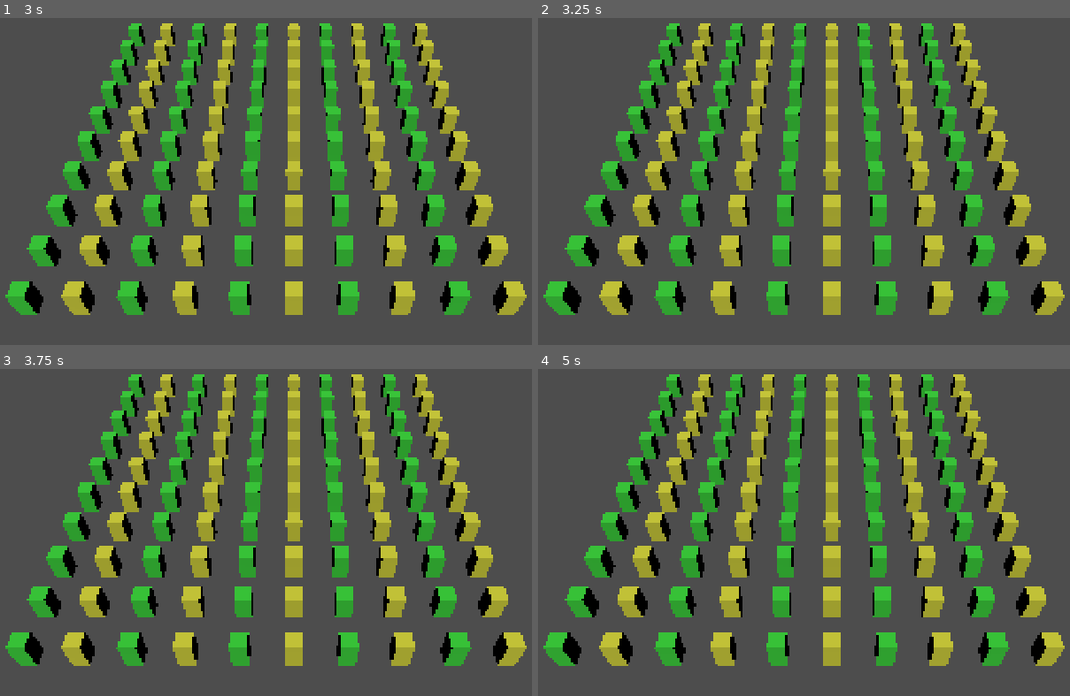
Above: before the commit, frames 1-4 (two rows, left to right).
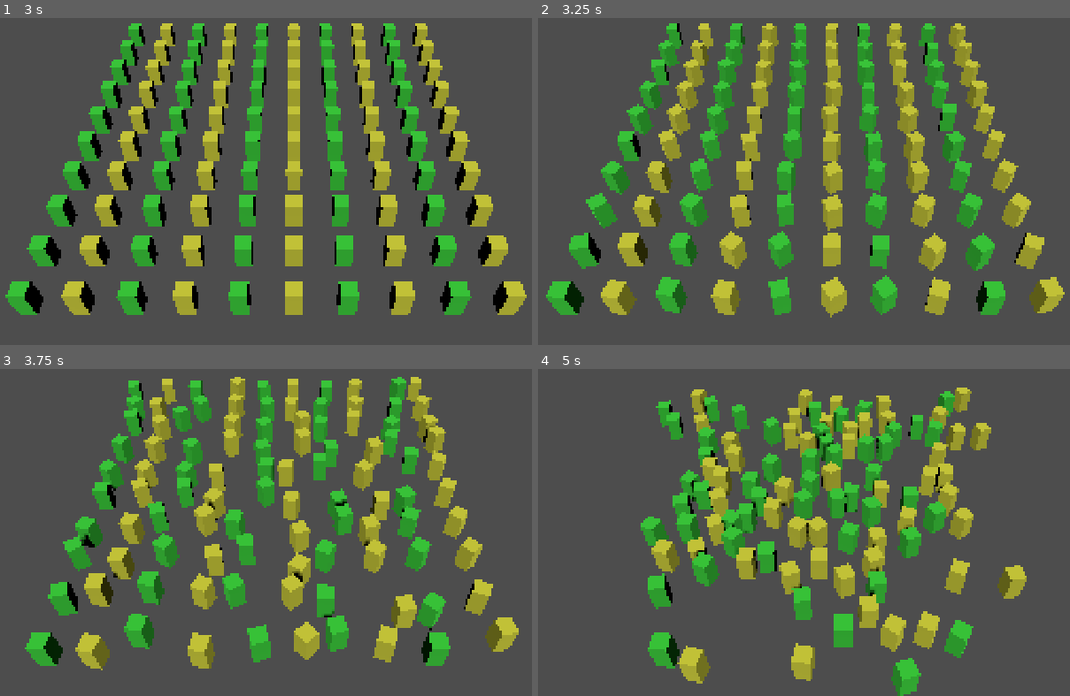
Above: after the commit, the same moments.

Repository: kennerCreates/ClipboardPoncho
Game: Godot game, scene res://scenes/main/main.tscn
The game is run twice, just before and just after one commit, with the same random seed, the same clock (stepped at 60 frames per second) and the same inputs.
Inputs:
- Up to frame 1 (3 s): tap Enter at 0.5, 2 s; tap Space at 1.25, 2.75 s
- Up to frame 2 (3.25 s): no input
- Up to frame 3 (3.75 s): no input
- Up to frame 4 (5 s): no input

Frame 1 is identical in both runs. In frame 2, 11% of the frame differs, in the area x 0-100%, y 1-92%; in frame 3, 39%; in frame 4, 41%, in the area x 0-100%, y 1-100%.

Commit message:
added movement and collision avoidance

Diff:
--- a/scripts/systems/game_manager.gd
+++ b/scripts/systems/game_manager.gd
@@ -19,6 +19,12 @@
 # Game settings
 var max_units_per_player: int = 500
 var simulation_speed: float = 1.0
+
+# Test movement settings
+var test_movement_enabled: bool = true
+var movement_area_size: float = 30.0  # All units move within shared 30x30 area at origin
+var move_interval: float = 3.0  # Give new random targets every 3 seconds
+var time_since_last_move: float = 0.0
 
 func _ready() -> void:
 	# Find camera in scene
@@ -78,6 +84,10 @@
 	if unit_manager:
 		unit_manager.update(delta)
 
+	# Test movement behavior - give units random targets periodically
+	if test_movement_enabled and unit_manager:
+		_update_test_movement(delta)
+
 	# Debug output
 	if Engine.get_frames_drawn() % 60 == 0:  # Every second
 		if unit_manager:
@@ -94,3 +104,29 @@
 
 func resume_game() -> void:
 	current_state = GameState.PLAYING
+
+## Test behavior: Give units random movement targets
+func _update_test_movement(delta: float) -> void:
+	time_since_last_move += delta
+
+	# Every move_interval seconds, give all units new random targets
+	if time_since_last_move >= move_interval:
+		time_since_last_move = 0.0
+
+		# Get all alive units and give them random targets
+		var unit_data = unit_manager.unit_data
+		var half_size = movement_area_size / 2.0
+
+		for i in range(unit_data.unit_count):
+			if not unit_data.is_alive(i):
+				continue
+
+			# Random position within the movement area (centered at origin)
+			var random_target = Vector3(
+				randf_range(-half_size, half_size),
+				0.0,
+				randf_range(-half_size, half_size)
+			)
+
+			# Command unit to move
+			unit_manager.movement.command_move(i, random_target)
--- a/scripts/systems/movement_system.gd
+++ b/scripts/systems/movement_system.gd
@@ -6,12 +6,12 @@
 ## to avoid collisions with nearby units (using spatial grid).
 
 # Collision avoidance settings
-const AVOIDANCE_RADIUS: float = 2.0  # How close before units try to avoid each other
-const AVOIDANCE_STRENGTH: float = 5.0  # How strongly units push away from each other
-const SEPARATION_DISTANCE: float = 1.5  # Preferred distance between units
+const AVOIDANCE_RADIUS: float = 3.0  # How close before units try to avoid each other
+const AVOIDANCE_STRENGTH: float = 15.0  # How strongly units push away from each other
+const SEPARATION_DISTANCE: float = 2.0  # Preferred distance between units (units are 1m wide)
 
 # Movement smoothing
-const MAX_STEERING_FORCE: float = 10.0  # Maximum steering force per frame
+const MAX_STEERING_FORCE: float = 20.0  # Maximum steering force per frame
 const ARRIVAL_THRESHOLD: float = 0.5  # Distance at which unit "arrives" at target
 
 # References
@@ -23,7 +23,7 @@
 	spatial_grid = grid
 
 ## Update all units - apply movement and steering
-func update(delta: float, camera_frustum: Array[Plane]) -> void:
+func update(delta: float, _camera_frustum: Array[Plane]) -> void:
 	if not unit_data or not spatial_grid:
 		return
 
@@ -38,14 +38,16 @@
 		if not unit_data.is_alive(i):
 			continue
 
-		# Only apply full updates to on-screen units
-		# Off-screen units get simplified movement
-		var is_visible = _is_in_frustum(camera_frustum, unit_data.positions[i])
+		# TEMPORARILY DISABLED: Apply full updates to all units for testing
+		# Once frustum culling is properly tuned, we can re-enable this optimization
+		#var is_visible = _is_in_frustum(camera_frustum, unit_data.positions[i])
+		#if is_visible:
+		#	_update_unit_full(i, delta)
+		#else:
+		#	_update_unit_simple(i, delta)
 
-		if is_visible:
-			_update_unit_full(i, delta)
-		else:
-			_update_unit_simple(i, delta)
+		# For now: all units get full collision avoidance
+		_update_unit_full(i, delta)
 
 ## Full update for on-screen units (collision avoidance, smooth movement)
 func _update_unit_full(unit_idx: int, delta: float) -> void:
